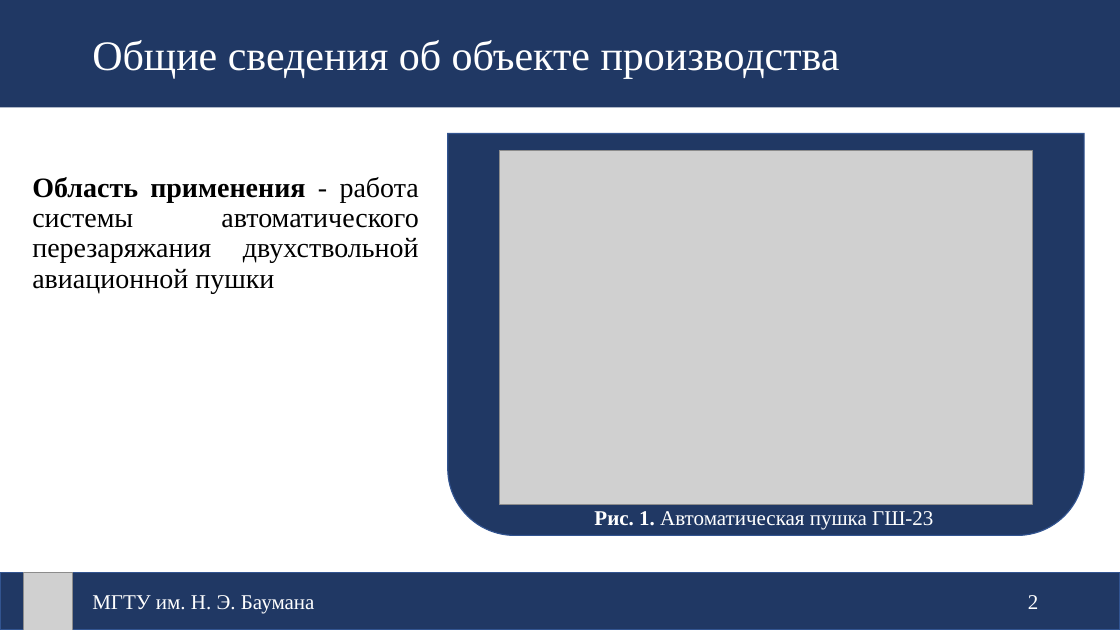
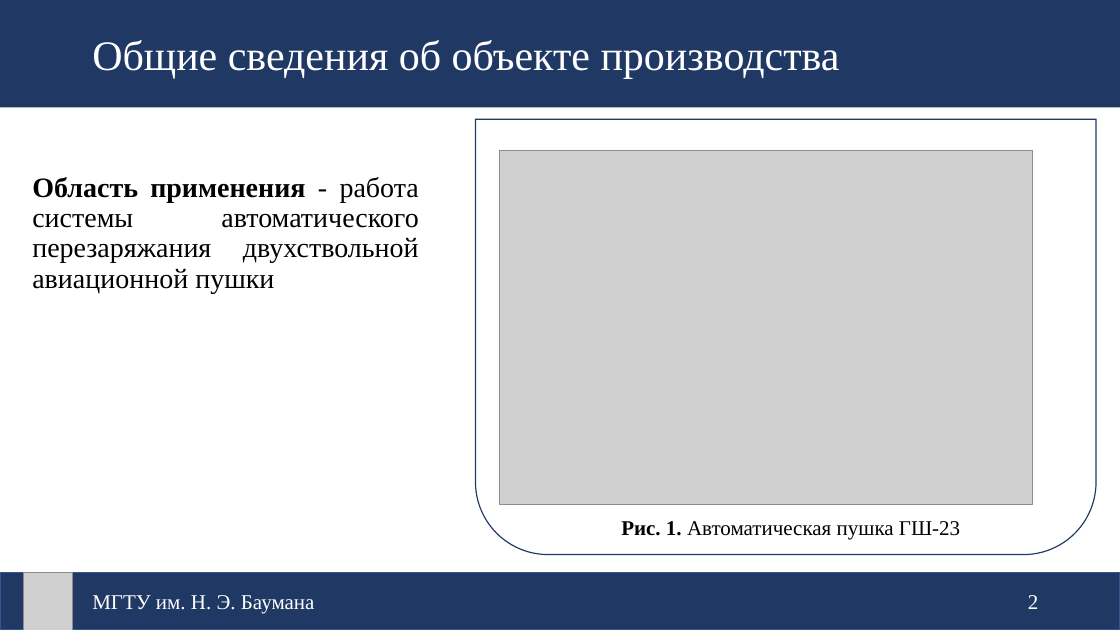
Before and after one commit to FlameDanita/CW_ProdTech, a slide deck: slide 2 of Защита_Широкопетлев.pptx. Drawn at 1120x630 pixels with LibreOffice and Linux fonts; fonts in the diff are those of the drawing; grey boxes stand for pictures. Boxes give left, top, right and bottom in pixels: in the first picture for what was removed or moved away, otherwise in the second. Text is boxed around its words. In the diff, an @@ line names an element or a change of style, - is before the commit and + after.

```diff
--- a/Защита_Широкопетлев.pptx
+++ b/Защита_Широкопетлев.pptx
@@ round same rect: place and size @@
-round same rect at box(448, 134, 1085, 535)
+round same rect at box(476, 119, 1096, 555)
@@ round same rect at box(476, 119, 1096, 555): fill #203864 to #FFFFFF; outline #325491 1 pt to #203864 1 pt @@
@@ text "Рис. 1. Автоматическая пушка ГШ-23": place and size @@
-text "Рис. 1. Автоматическая пушка ГШ-23" at box(594, 511, 933, 530)
+text "Рис. 1. Автоматическая пушка ГШ-23" at box(621, 521, 960, 540)
@@ text "Рис. 1. Автоматическая пушка ГШ-23" at box(621, 521, 960, 540): text colour #FFFFFF to #000000 @@
```
Also in this commit, not shown: 2 other slides changed, 4 slides added, 1 slide removed, 21 other files.
